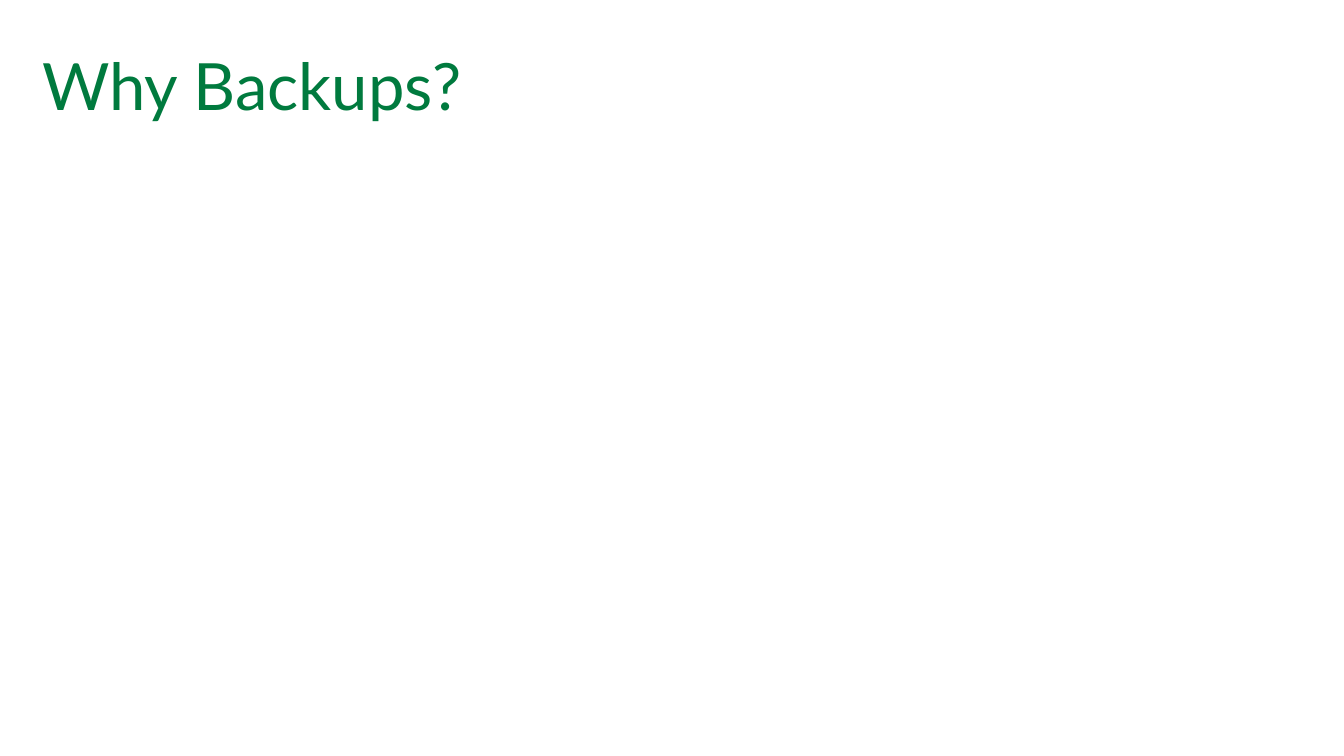
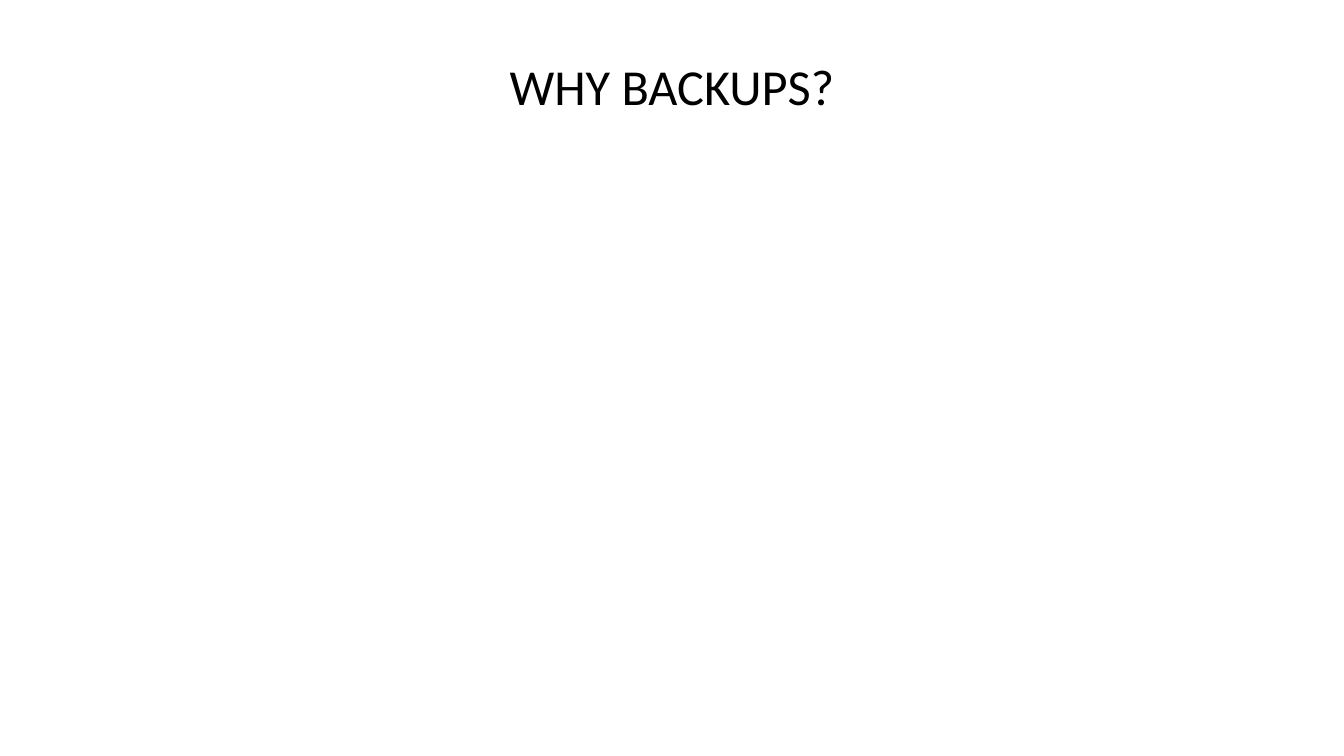
Before and after one commit to dataplat/community-presentations, a slide deck: slide 3 of andy-levy/BackupManagement/Backup Management with dbatools.pptx. Drawn at 1344x756 pixels with LibreOffice and Linux fonts; fonts in the diff are those of the drawing; background and template pictures are left out. Boxes give left, top, right and bottom in pixels: in the first picture for what was removed or moved away, otherwise in the second. Text is boxed around its words. In the diff, an @@ line names an element or a change of style, - is before the commit and + after.

```diff
--- a/andy-levy/BackupManagement/Backup Management with dbatools.pptx
+++ b/andy-levy/BackupManagement/Backup Management with dbatools.pptx
@@ title at (510, 70, 835, 106): text changed; size 44 to 34 pt; font Lato to Calibri; text colour #007A3E to #000000 @@
-Why Backups?
+WHY BACKUPS?
```
Also in this commit, not shown: 6 other slides changed, 1 other file.
